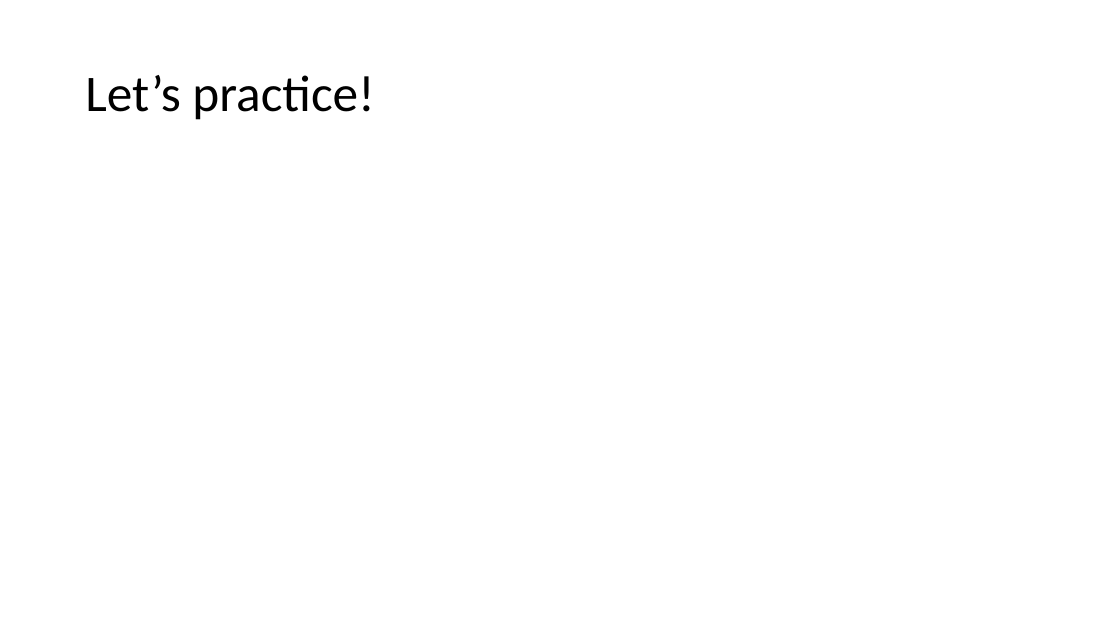
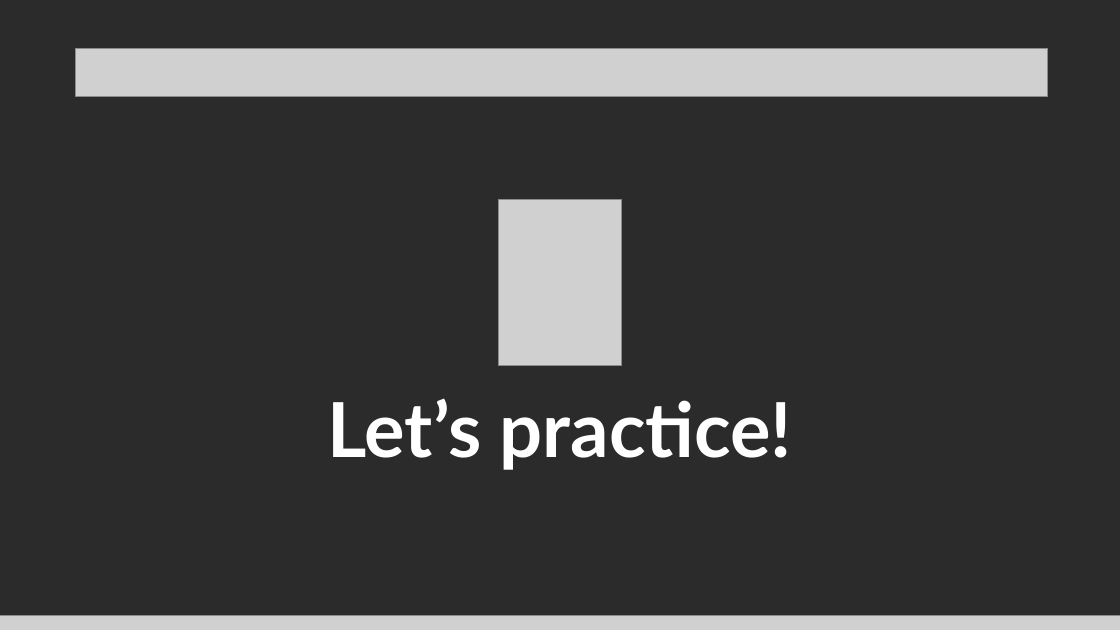
Before and after one commit to Cyanivde/technion-ctf, a slide deck: slide 14 of files/web-exploitation.pptx (slide 13 before the commit). Drawn at 1120x630 pixels with LibreOffice and Linux fonts; fonts in the diff are those of the drawing; grey boxes stand for pictures; background and template pictures are left out; a plain dark background stands for a picture behind light text. Boxes give left, top, right and bottom in pixels: in the first picture for what was removed or moved away, otherwise in the second. Text is boxed around its words. In the diff, an @@ line names an element or a change of style, - is before the commit and + after.

```diff
--- a/files/web-exploitation.pptx
+++ b/files/web-exploitation.pptx
@@ background #FFFFFF to picture (left out) @@
@@ picture added at <box>76,48,1049,96</box> @@
@@ picture added at <box>499,200,622,365</box> @@
@@ text "Let’s practice!": place and size @@
-text "Let’s practice!" at <box>85,75,374,120</box>
+text "Let’s practice!" at <box>327,398,792,470</box>
@@ text "Let’s practice!" at <box>327,398,792,470</box>: size 44 to 65 pt, font Calibri to Lato, text colour #000000 to #FFFFFF, bold on; alignment left to centre; line spacing 0.9 to 60pt; vertical alignment middle to top @@
@@ picture added at <box>0,616,1120,630</box> @@
```
Also in this commit, not shown: 11 other slides changed, 2 slides added, 1 slide removed, 2 other files.
